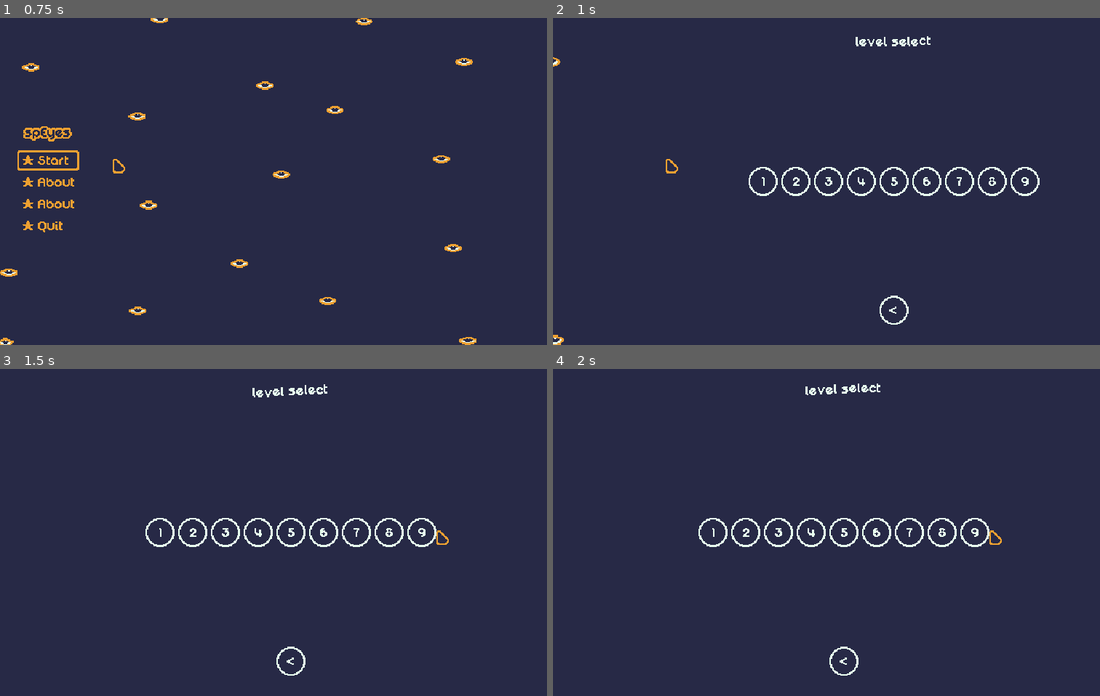
Above: before the commit, frames 1-4 (two rows, left to right).
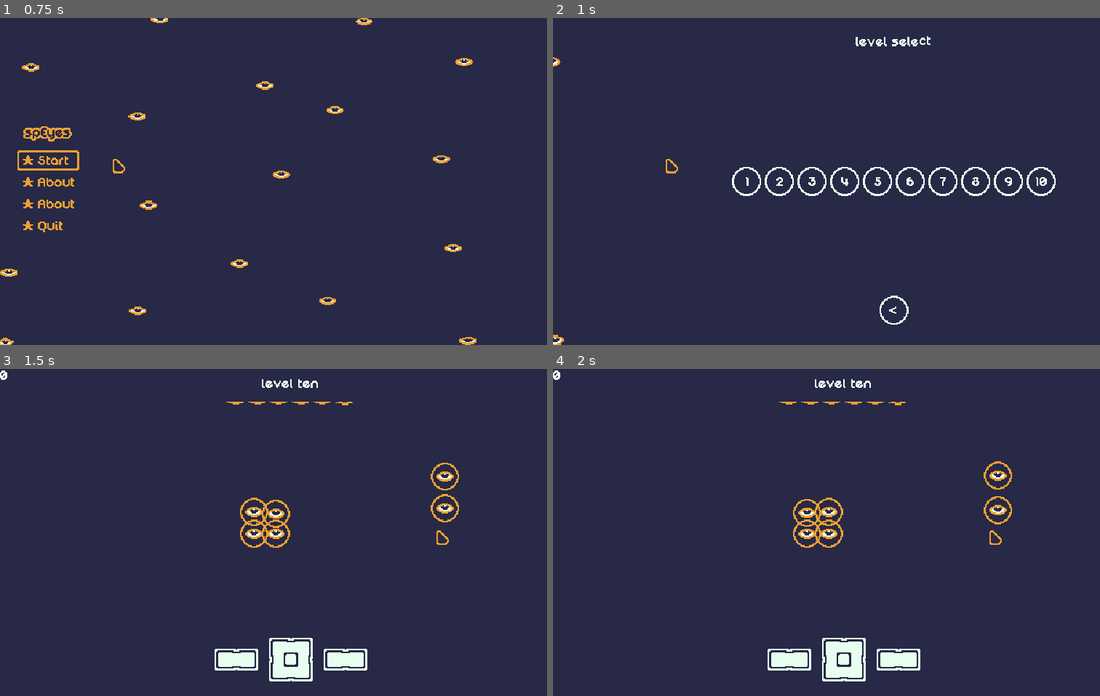
Above: after the commit, the same moments.

Repository: mrbartchak/brackeys-game-jam-2026.1
Game: Godot game, scene res://ui/screens/main_menu.tscn
Two runs of this game, one before a commit and one after it. Both use one fixed random seed, a clock stepped at 60 frames per second and the inputs below.
Inputs (mouse positions are in pixels of both pictures, inside the frame that each line leads up to):
- Up to frame 1 (0.75 s): click (114, 161) at 0.5 s
- Up to frame 2 (1 s): no input
- Up to frame 3 (1.5 s): click (437, 532) at 1.25 s, where only the run after the commit has a clickable "10"
- Up to frame 4 (2 s): no input

Frame 1 is identical in both runs. In frame 2, 1.8% of the frame differs, in the area x 32-92%, y 45-55%; in frame 3, 3.8%, in the area x 0-84%, y 0-96%; in frame 4, 3.8%.

Commit message:
level 10 with 4x4 block

Diff:
--- /dev/null
+++ b/blocks/types/block_2x2.tres
@@ -0,0 +1,20 @@
+[gd_resource type="Resource" script_class="BlockType" load_steps=5 format=3 uid="uid://bwpvg7g54vd6r"]
+
+[ext_resource type="Script" uid="uid://x54dlv1sximj" path="res://blocks/block_type.gd" id="1_enhyo"]
+[ext_resource type="Texture2D" uid="uid://btkalfus237l1" path="res://blocks/assets/block_2x2.png" id="2_enhyo"]
+
+[sub_resource type="AtlasTexture" id="AtlasTexture_pl68i"]
+atlas = ExtResource("2_enhyo")
+region = Rect2(0, 0, 48, 0)
+
+[sub_resource type="AtlasTexture" id="AtlasTexture_enhyo"]
+atlas = ExtResource("2_enhyo")
+region = Rect2(48, 0, 48, 0)
+
+[resource]
+script = ExtResource("1_enhyo")
+id = "block_2x2"
+texture_filled = SubResource("AtlasTexture_pl68i")
+texture_unfilled = SubResource("AtlasTexture_enhyo")
+shapes = Array[Rect2]([Rect2(0, 0, 48, 48)])
+metadata/_custom_type_script = "uid://x54dlv1sximj"
--- a/core/game_manager.gd
+++ b/core/game_manager.gd
@@ -9,7 +9,8 @@
 	"level_06": preload("res://levels/level_data/level_06.tres"),
 	"level_07": preload("res://levels/level_data/level_07.tres"),
 	"level_08": preload("res://levels/level_data/level_08.tres"),
-	"level_09": preload("res://levels/level_data/level_09.tres")
+	"level_09": preload("res://levels/level_data/level_09.tres"),
+	"level_10": preload("res://levels/level_data/level_10.tres")
 }
 
 var current_level_data: LevelData
--- /dev/null
+++ b/levels/level_data/level_10.tres
@@ -0,0 +1,36 @@
+[gd_resource type="Resource" script_class="LevelData" load_steps=6 format=3 uid="uid://lh0k7mwxecoh"]
+
+[ext_resource type="Script" uid="uid://c4lb5cudd274j" path="res://blocks/block_config.gd" id="1_h1tw8"]
+[ext_resource type="Script" uid="uid://cjyn0y48epuwx" path="res://levels/level_data.gd" id="2_ru2f0"]
+
+[sub_resource type="Resource" id="Resource_h1tw8"]
+script = ExtResource("1_h1tw8")
+block_id = "block_1x2"
+position = Vector2(-60, 0)
+is_filled = true
+is_locked = true
+metadata/_custom_type_script = "uid://c4lb5cudd274j"
+
+[sub_resource type="Resource" id="Resource_0wr1i"]
+script = ExtResource("1_h1tw8")
+block_id = "block_2x2"
+is_filled = true
+is_locked = true
+metadata/_custom_type_script = "uid://c4lb5cudd274j"
+
+[sub_resource type="Resource" id="Resource_ru2f0"]
+script = ExtResource("1_h1tw8")
+block_id = "block_1x2"
+position = Vector2(60, 0)
+is_filled = true
+is_locked = true
+metadata/_custom_type_script = "uid://c4lb5cudd274j"
+
+[resource]
+script = ExtResource("2_ru2f0")
+id = "level_10"
+display_name = "level ten"
+target_zone_positions = Array[Vector2]([Vector2(280, 160), Vector2(304, 160), Vector2(280, 184), Vector2(304, 184), Vector2(490, 120), Vector2(490, 156)])
+blocks = Array[ExtResource("1_h1tw8")]([SubResource("Resource_h1tw8"), SubResource("Resource_0wr1i"), SubResource("Resource_ru2f0")])
+target_score = 6
+metadata/_custom_type_script = "uid://cjyn0y48epuwx"
--- a/levels/level_manager.gd
+++ b/levels/level_manager.gd
@@ -10,7 +10,8 @@
 var block_types: Dictionary = {
 	"block_1x1": preload("res://blocks/types/block_1x1.tres"),
 	"block_1x2": preload("res://blocks/types/block_1x2.tres"),
-	"block_1x3": preload("res://blocks/types/block_1x3.tres")
+	"block_1x3": preload("res://blocks/types/block_1x3.tres"),
+	"block_2x2": preload("res://blocks/types/block_2x2.tres")
 }
 
 @onready var target_zone_container: Node2D = $TargetZones
--- a/ui/screens/level_select.tscn
+++ b/ui/screens/level_select.tscn
@@ -99,6 +99,11 @@
 level_id = "level_09"
 level_number = "9"
 
+[node name="LevelButton10" parent="HBoxContainer" instance=ExtResource("2_smnxl")]
+layout_mode = 2
+level_id = "level_10"
+level_number = "10"
+
 [node name="Footer" type="CenterContainer" parent="."]
 layout_mode = 1
 anchors_preset = 12
Binary file added: blocks/assets/block_2x2.png
Not shown, added: blocks/assets/block_2x2.png.import
